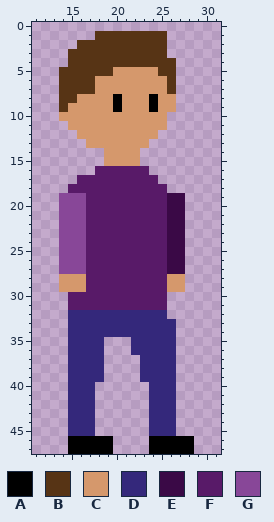
Pixel-art sprite: Content/player_idle.png. Above is the file before it was changed.
The file is 48x48 pixels. Shown: x 11..31, y 0..47.
Palette (. is transparent): A #000000  B #573415  C #d5986c  D #34287b  E #3a0946  F #581a68  G #884798
And afterwards:
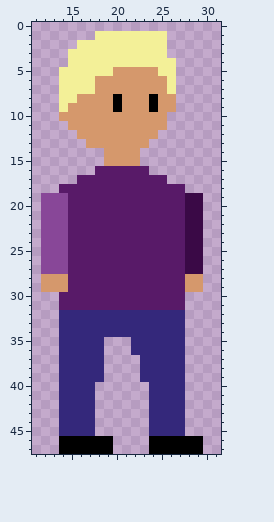
The exact change:
Colour B changes from #573415 to #f3f098.
There is now colour A in rows 46 to 47 at x 14 and 29.
There is now colour C in rows 28 to 29 at x 12 to 13 and 28 to 29.
There is now colour D in row 32 at x 14 and 26 to 27; in rows 33 to 45 at x 14 and 27.
There is now colour E in rows 19 to 27 at x 28 to 29.
There is now colour F in row 17 at x 25; in row 18 at x 14 and 26 to 27; in rows 30 to 31 at x 14 and 26 to 27.
The edit turns colour C into colour F in rows 28 to 29 at x 15 to 16 and 26 to 27.
The edit turns colour E into colour F in rows 19 to 27 at x 26 to 27.
The edit turns colour G into colour F in rows 19 to 27 at x 15 to 16.
There is now colour G in rows 19 to 27 at x 12 to 13.
